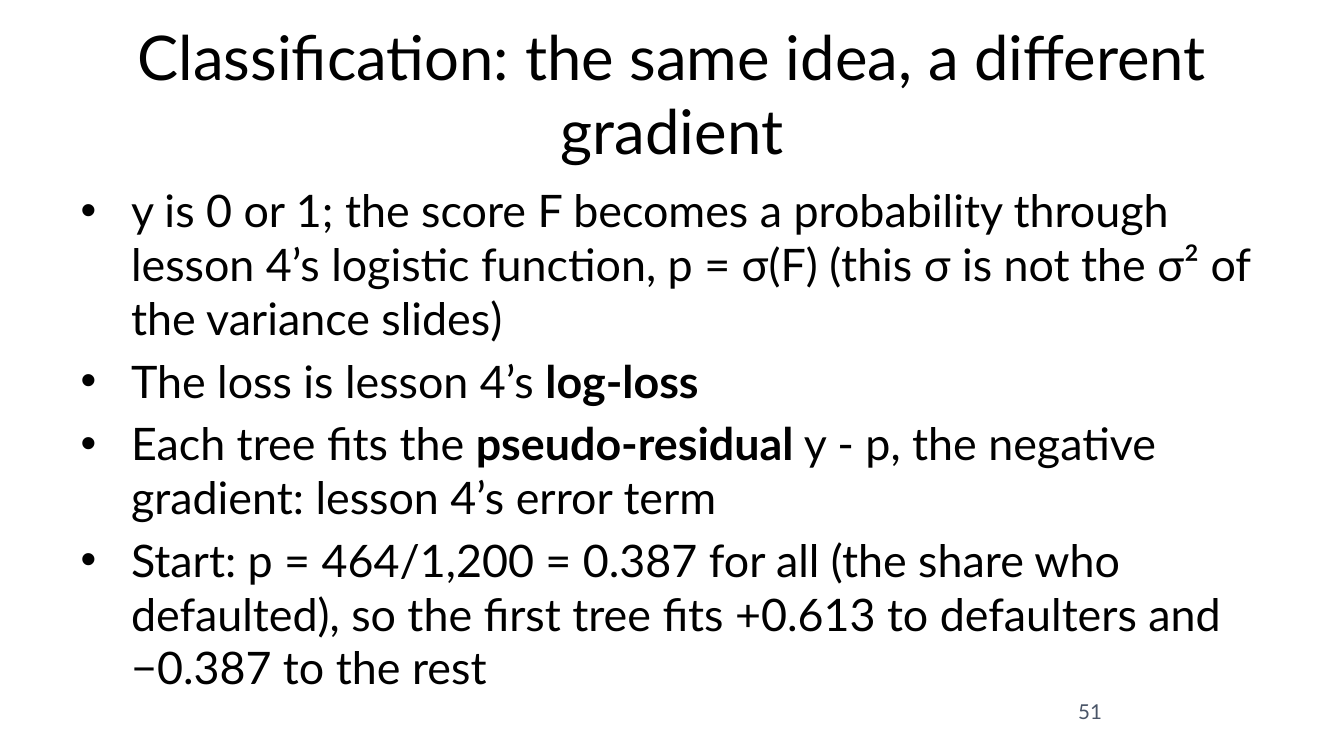
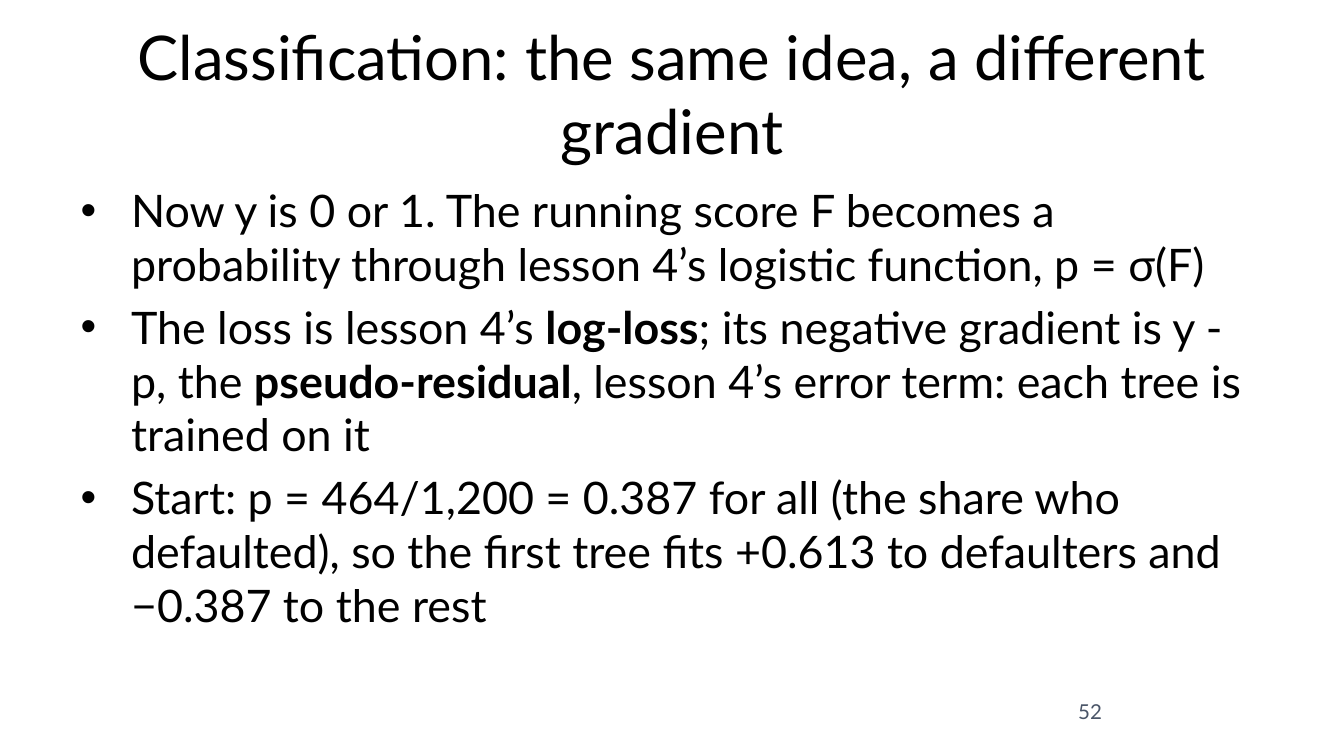
Before and after one commit to fabioantonini/technologies-for-artificial-intelligence, a slide deck: slide 52 of Lessons/07_trees_and_ensembles/Slides/trees_and_ensembles_slides.pptx (slide 51 before the commit). Drawn at 1344x756 pixels with LibreOffice and Linux fonts; fonts in the diff are those of the drawing; background and template pictures are left out. Boxes give left, top, right and bottom in pixels: in the first picture for what was removed or moved away, otherwise in the second. Text is boxed around its words. In the diff, an @@ line names an element or a change of style, - is before the commit and + after.

```diff
--- a/Lessons/07_trees_and_ensembles/Slides/trees_and_ensembles_slides.pptx
+++ b/Lessons/07_trees_and_ensembles/Slides/trees_and_ensembles_slides.pptx
@@ text at box(131, 194, 1241, 452): text changed @@
-• y is 0 or 1; the score F becomes a probability through lesson 4’s logistic function, p = σ(F) (this σ is not the σ² of the variance slides)
-• The loss is lesson 4’s log-loss
-• Each tree fits the pseudo-residual y - p, the negative gradient: lesson 4’s error term
+• Now y is 0 or 1. The running score F becomes a probability through lesson 4’s logistic function, p = σ(F)
+• The loss is lesson 4’s log-loss; its negative gradient is y - p, the pseudo-residual, lesson 4’s error term: each tree is trained on it
@@ page number at box(1078, 704, 1102, 719): text changed @@
-51
+52
```
Also in this commit, not shown: 12 other slides changed, 2 slides added, 1 slide removed, 12 other files.
